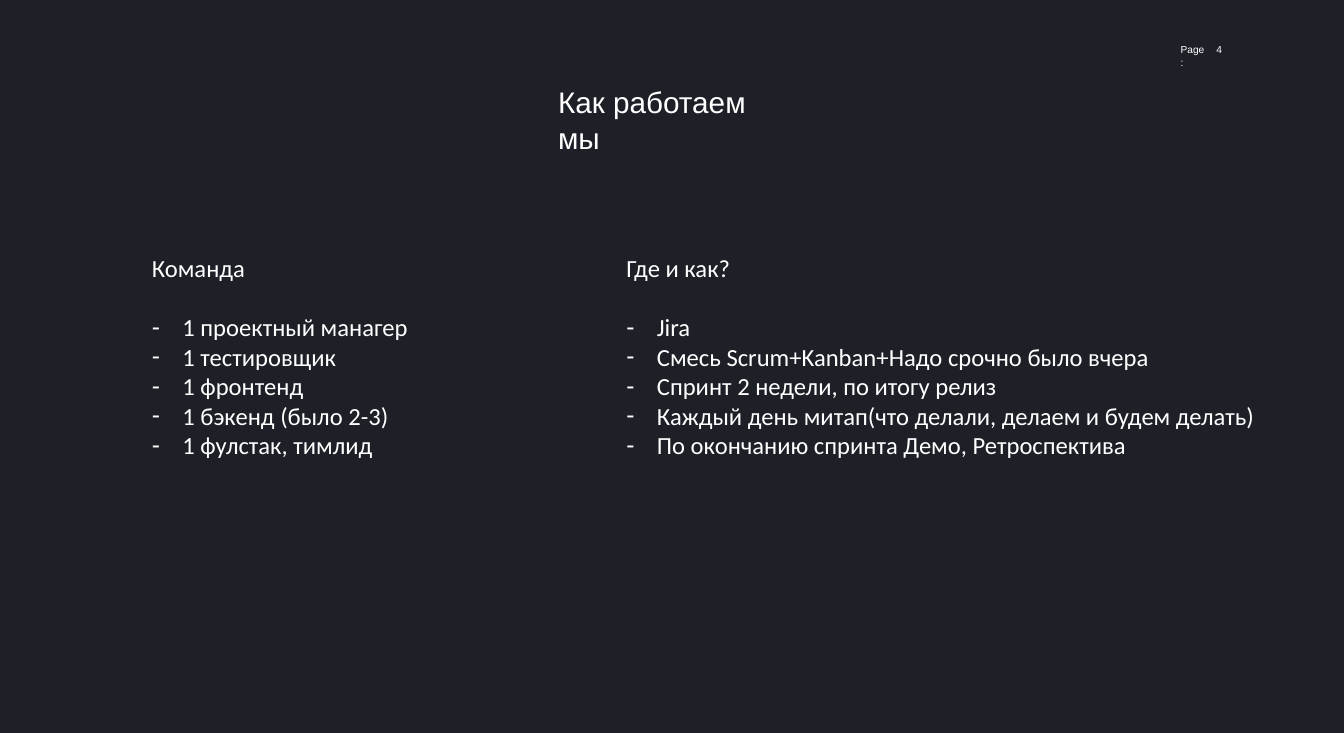
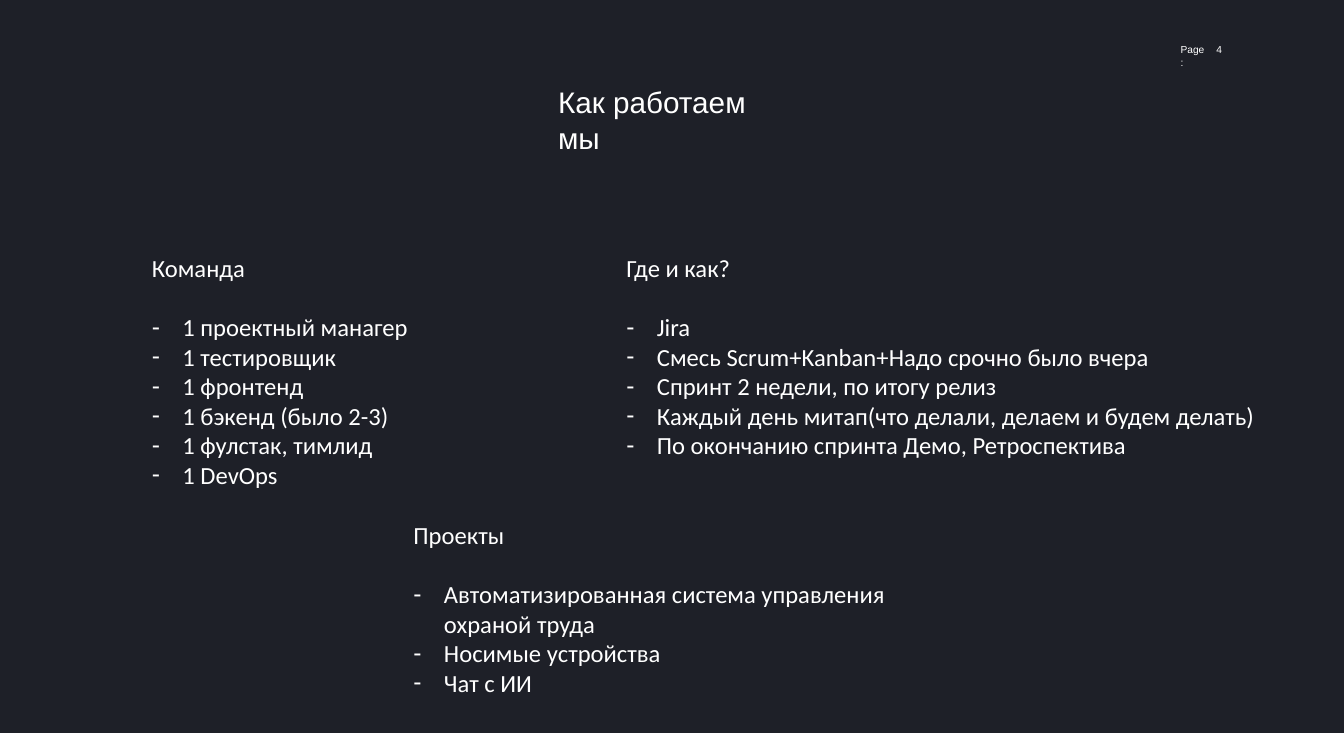
Before and after one commit to abat-voix/project-workshop, a slide deck: slide 4 of docs/мой_семинар/1. Выбираем продукт и строим бизнес-модель.pptx. Drawn at 1344x733 pixels with LibreOffice and Linux fonts; fonts in the diff are those of the drawing. Boxes give left, top, right and bottom in pixels: in the first picture for what was removed or moved away, otherwise in the second. Text is boxed around its words. In the diff, an @@ line names an element or a change of style, - is before the commit and + after.

```diff
--- a/docs/мой_семинар/1. Выбираем продукт и строим бизнес-модель.pptx
+++ b/docs/мой_семинар/1. Выбираем продукт и строим бизнес-модель.pptx
@@ text at bbox=[182, 468, 277, 488]: paragraph added @@
+– 1 DevOps
@@ text added at bbox=[413, 528, 884, 692], 29 pt, text #FFFFFF @@
+Проекты
+– Автоматизированная система управления охраной труда
+– Носимые устройства
+– Чат с ИИ
```
Also in this commit, not shown: 1 other slide changed, 1 slide removed, 3 other files.
